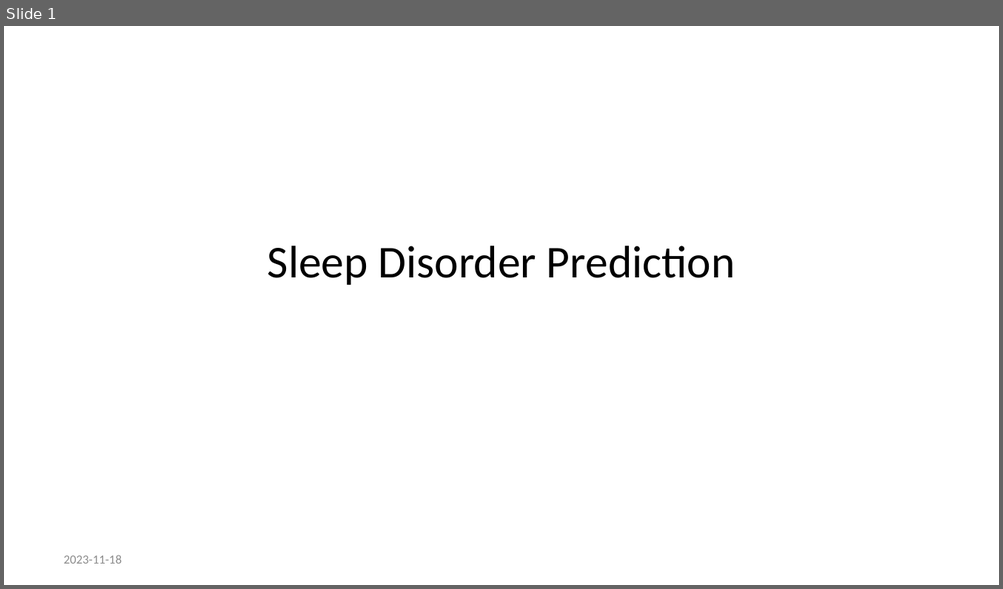
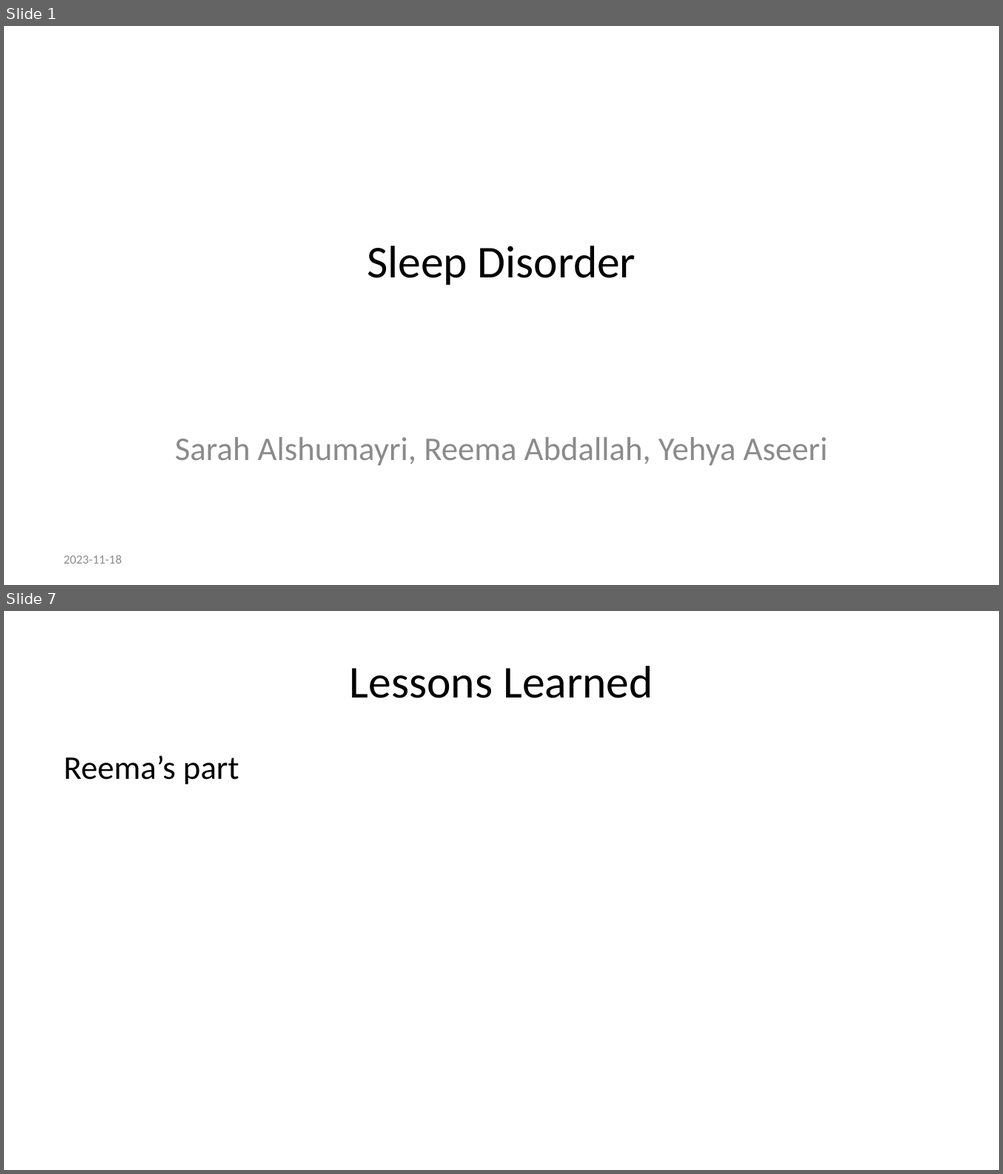
Before and after one commit to Sarah-Alshumayri/Data_Sciences_PPT, a slide deck: Progress_Presentation.pptx. Shown one above the other, each under a label of ours: slide 1 before the commit, slides 1 and 7 after it; the slides between them are not shown. The pictures are 1003x589 and 1003x1174 pixels, drawn with LibreOffice and Linux fonts; fonts in the diff are those of the drawing. Boxes give left, top, right and bottom in pixels: in the first picture for what was removed or moved away, otherwise in the second. Text is boxed around its words. In the diff, an @@ line names an element or a change of style, - is before the commit and + after.

Commit message:
This is Sarah, I finished point 1 in my part

```diff
--- a/Progress_Presentation.pptx
+++ b/Progress_Presentation.pptx
@@ slide 7 added at [4, 611, 999, 1170], background #FFFFFF @@
@@ title added at [350, 666, 653, 698], 33 pt, text #000000 @@
+Lessons Learned
@@ text added at [64, 755, 239, 785], 24 pt, text #000000 @@
+Reema’s part
@@ slide 1 changed as well @@
@@ title at [367, 246, 635, 285]: text changed @@
-Sleep Disorder Prediction
+Sleep Disorder
@@ subtitle added at [175, 437, 828, 466], 24 pt, text #8C8C8C @@
+Sarah Alshumayri, Reema Abdallah, Yehya Aseeri
```
Also in this commit, not shown: 6 other slides added, 4 slides removed, 2 other files.
